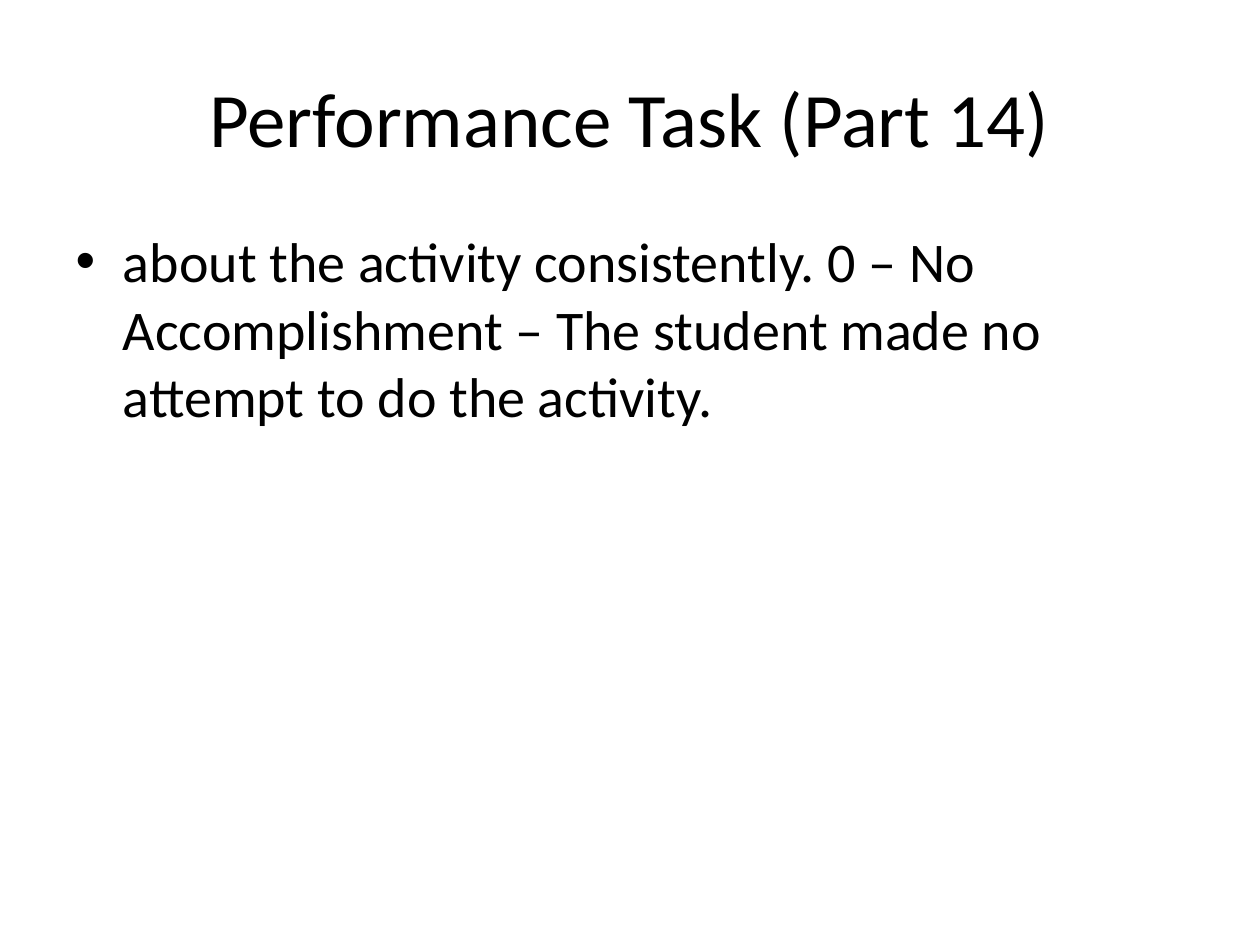
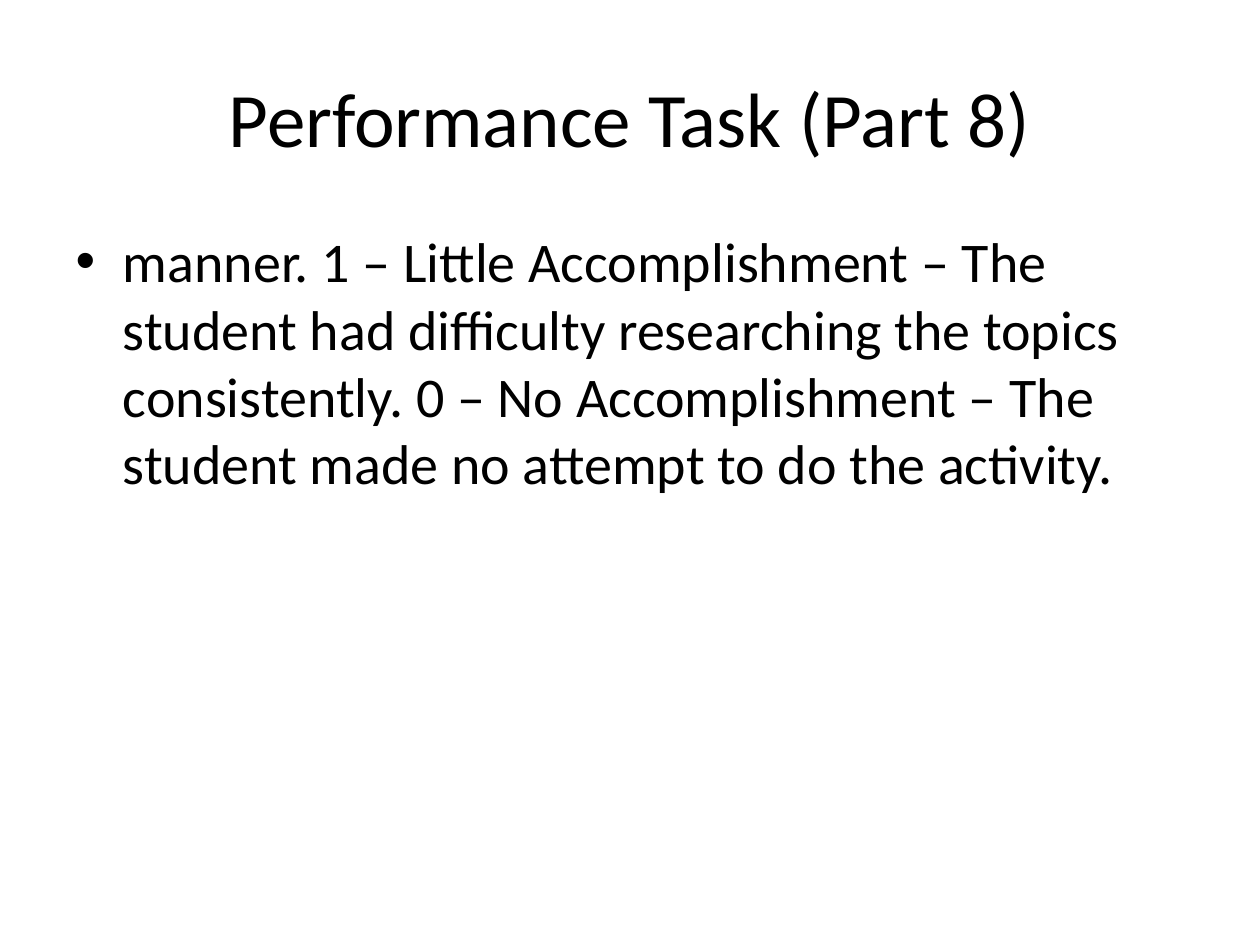
Before and after one commit to ReiJ0J0/PresentFlow_UI, a slide deck: slide 50 of generated/generated_presentation.pptx (slide 49 before the commit). Drawn at 1260x945 pixels with LibreOffice and Linux fonts; fonts in the diff are those of the drawing. Boxes give left, top, right and bottom in pixels: in the first picture for what was removed or moved away, otherwise in the second. Text is boxed around its words. In the diff, an @@ line names an element or a change of style, - is before the commit and + after.

```diff
--- a/generated/generated_presentation.pptx
+++ b/generated/generated_presentation.pptx
@@ title at bbox=[229, 91, 1029, 158]: text changed @@
-Performance Task (Part 14)
+Performance Task (Part 8)
@@ text at bbox=[123, 243, 1118, 493]: text changed @@
-• about the activity consistently. 0 – No Accomplishment – The student made no attempt to do the activity.
+• manner. 1 – Little Accomplishment – The student had difficulty researching the topics consistently. 0 – No Accomplishment – The student made no attempt to do the activity.
```
Also in this commit, not shown: 11 other slides changed, 39 slides added, 38 slides removed, 4 other files.
